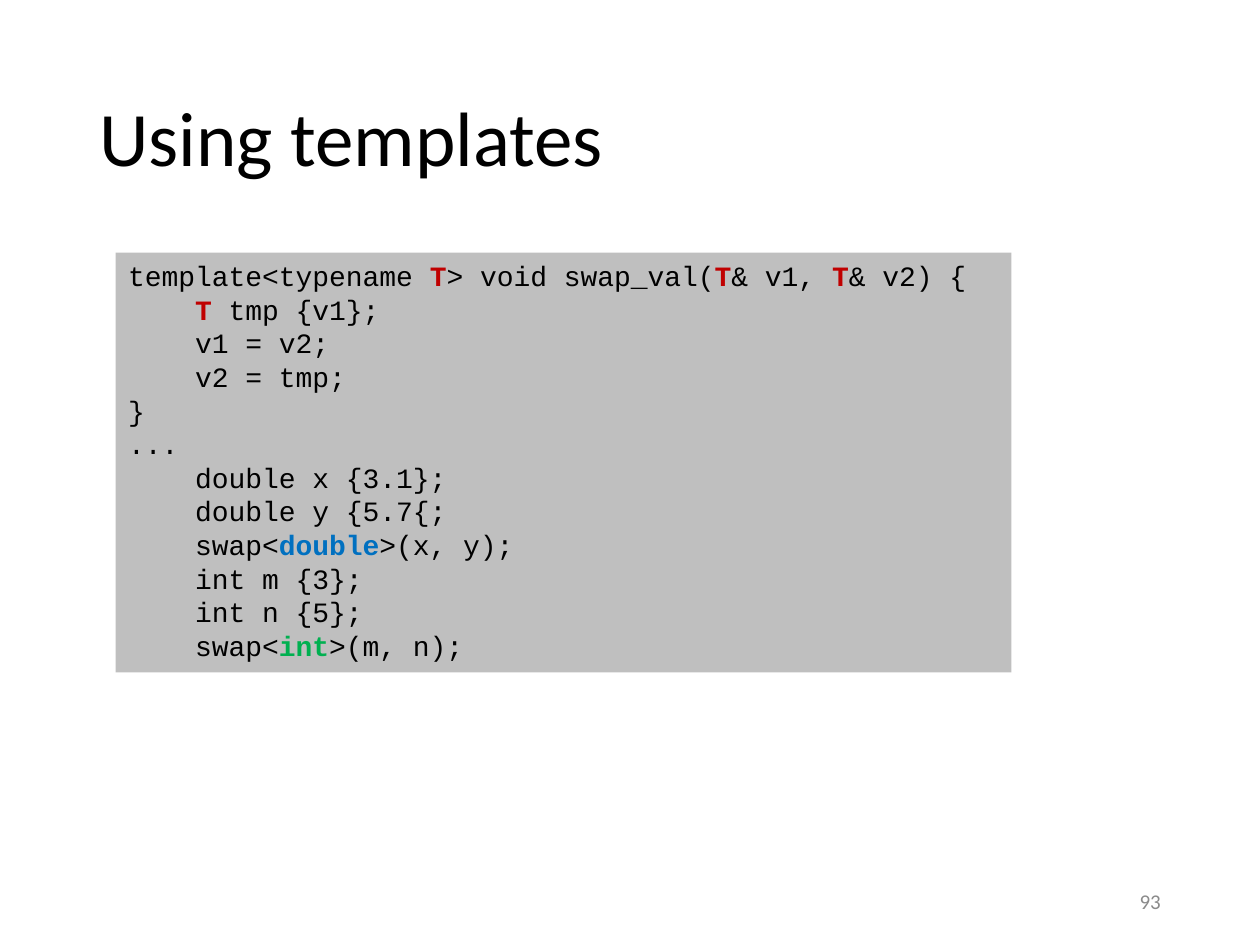
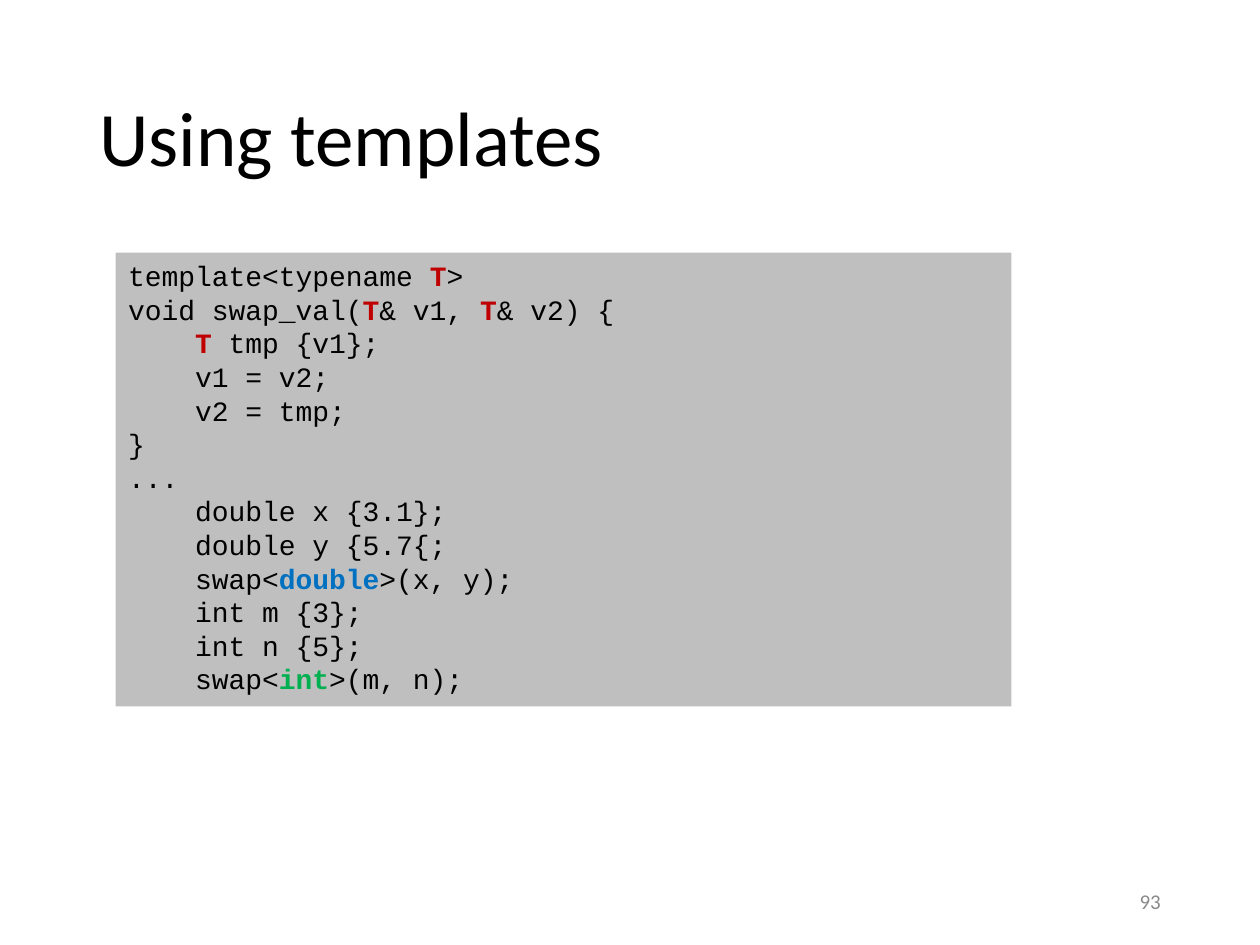
Before and after one commit to gjbex/Scientific-C-plus-plus, a slide deck: slide 93 of scientific_cpp.pptx. Drawn at 1260x945 pixels with LibreOffice and Linux fonts; fonts in the diff are those of the drawing. Boxes give left, top, right and bottom in pixels: in the first picture for what was removed or moved away, otherwise in the second. Text is boxed around its words. In the diff, an @@ line names an element or a change of style, - is before the commit and + after.

Commit message:
Fix typos

```diff
--- a/scientific_cpp.pptx
+++ b/scientific_cpp.pptx
@@ rectangle "template<typename T>": place and size @@
-rectangle "template<typename T>" at (116,252,1012,672)
+rectangle "template<typename T>" at (116,252,1012,706)
@@ text in rectangle at (128,266,580,326): text changed @@
-template<typename T> void swap_val(T& v1, T& v2) {
+template<typename T>
+void swap_val(T& v1, T& v2) {
```
Also in this commit, not shown: 5 other slides changed.
